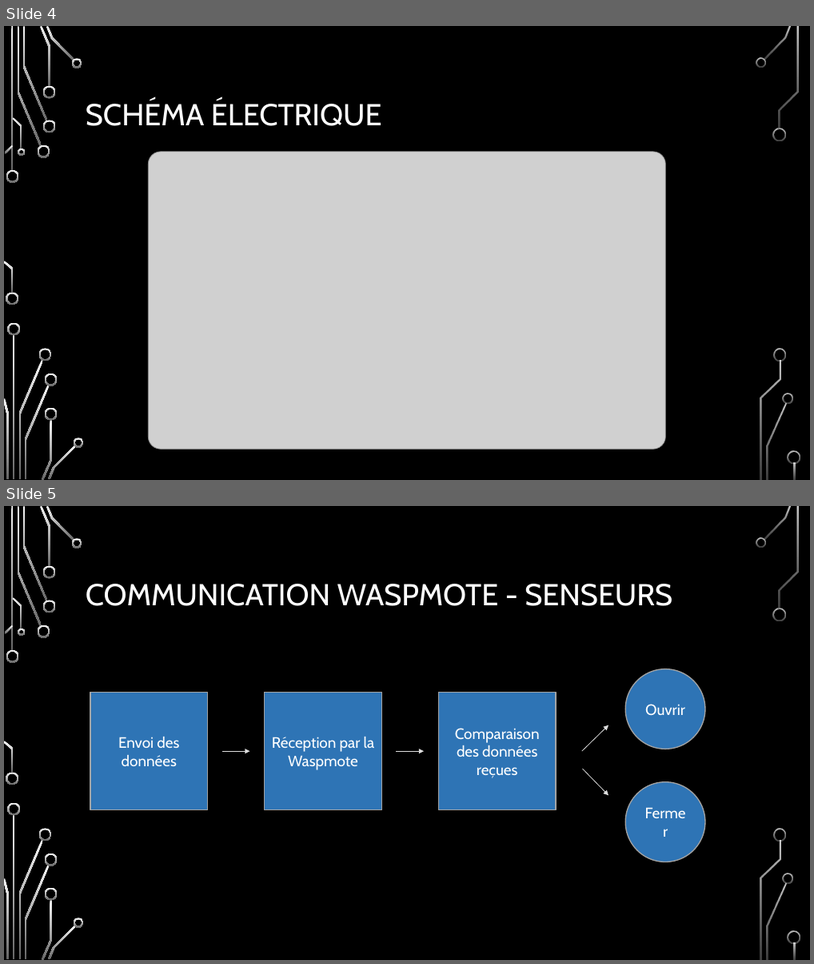
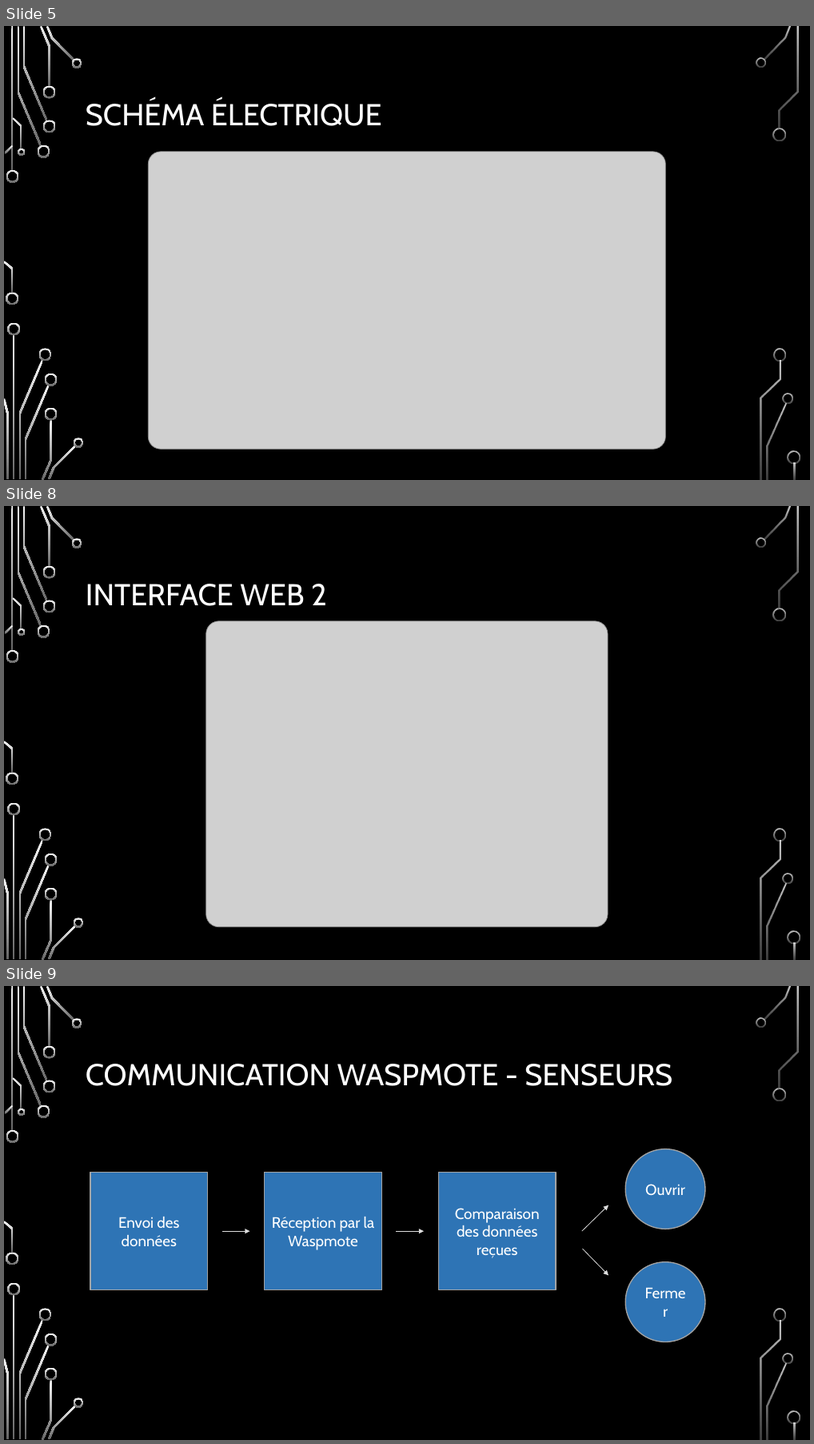
Before and after one commit to stevenliatti/smartwindows, a slide deck: Rapport/presentation.pptx. Shown one above the other, each under a label of ours: slides 4 and 5 before the commit, slides 5, 8 and 9 after it; the slides between them are not shown. The pictures are 814x964 and 814x1444 pixels, drawn with LibreOffice and Linux fonts; fonts in the diff are those of the drawing; grey boxes stand for pictures; background and template pictures are left out. Boxes give left, top, right and bottom in pixels: in the first picture for what was removed or moved away, otherwise in the second. Text is boxed around its words. In the diff, an @@ line names an element or a change of style, - is before the commit and + after.

```diff
--- a/Rapport/presentation.pptx
+++ b/Rapport/presentation.pptx
@@ slide 8 added at (4,506,810,960), background picture (left out); not listed: 36 template elements that a slide beside it also shows @@
@@ title added at (86,584,327,606), 36 pt, text #FFFFFF @@
+INTERFACE WEB 2
@@ picture added at (206,621,608,927) @@
@@ what was slide 4 is now slide 5 @@
@@ what was slide 5 is now slide 9 @@
```
Also in this commit, not shown: 3 other slides added.
